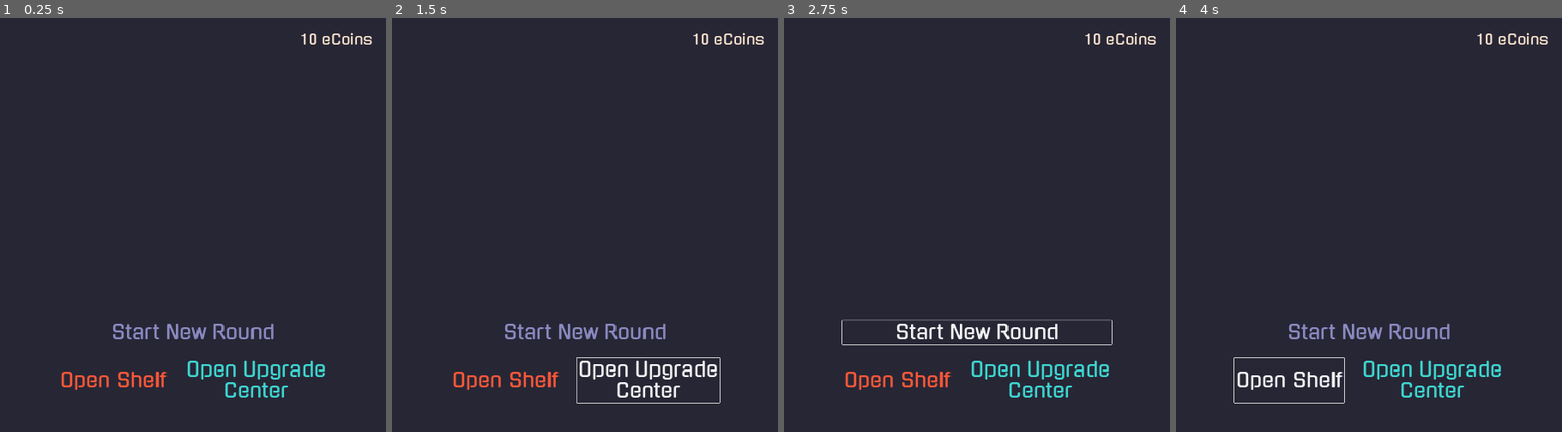
Above: before the commit, frames 1-4 (left to right).
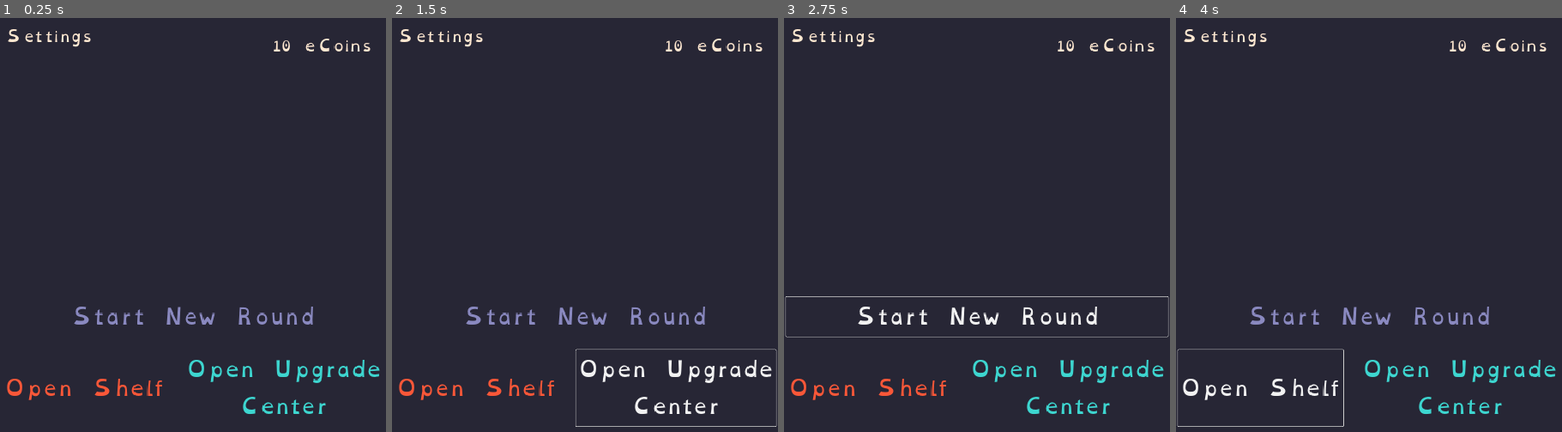
Above: after the commit, the same moments.

Repository: Spexify/emergenCity
Game: Godot game, scene res://preparePhase/home_menu.tscn
Same seed, same stepped clock (60 frames per second), same inputs: the game is played once before the commit and once after it.
Inputs (mouse positions are in pixels of both pictures, inside the frame that each line leads up to):
- Up to frame 1 (0.25 s): no input
- Up to frame 2 (1.5 s): click (442, 34) at 0.5 s, where only the run after the commit has a clickable "Settings"; click "Open Upgrade Center" at 1.25 s
- Up to frame 3 (2.75 s): click "Start New Round" at 2 s
- Up to frame 4 (4 s): click "Start New Round" at 2.75 s; click "Open Shelf" at 3.5 s

The runs differ from the first frame. In frame 1, 4.6% of the frame differs, in the area x 1-99%, y 2-96%; in frame 2, 5.1%; in frame 3, 5.4%, in the area x 0-100%, y 2-96%; in frame 4, 5.1%.

Commit message:
dyslexic font + settings

Diff:
--- a/godot/preparePhase/home_menu.gd
+++ b/godot/preparePhase/home_menu.gd
@@ -1,4 +1,9 @@
 extends Control
+
+var dyslexic_font = preload("res://fonts/OpenDyslexic-Regular.otf")
+
+func _ready():
+	theme.set_default_font(dyslexic_font)
 
 func _on_start_round_pressed():
 	pass
@@ -16,3 +21,9 @@
 	pass
 	# Todo: link Upgrade Center Scene
 	# get_tree().change_scene_to_file()
+
+var settings_scene = preload("res://preparePhase/settings.tscn")
+
+func _on_settings_pressed():
+	var new_setting = settings_scene.instantiate()
+	add_child(new_setting)
--- a/godot/preparePhase/home_menu.tscn
+++ b/godot/preparePhase/home_menu.tscn
@@ -38,6 +38,18 @@
 theme_override_colors/font_color = Color(1, 0.909804, 0.819608, 1)
 text = "10 eCoins"
 
+[node name="MarginContainer2" type="MarginContainer" parent="."]
+layout_mode = 1
+offset_right = 292.0
+offset_bottom = 109.0
+
+[node name="Settings" type="Button" parent="MarginContainer2"]
+layout_mode = 2
+theme_override_colors/font_color = Color(1, 0.909804, 0.819608, 1)
+theme_override_font_sizes/font_size = 45
+text = "Settings"
+flat = true
+
 [node name="VBoxContainer" type="VBoxContainer" parent="."]
 layout_mode = 1
 anchors_preset = 8
@@ -76,6 +88,7 @@
 Center"
 flat = true
 
+[connection signal="pressed" from="MarginContainer2/Settings" to="." method="_on_settings_pressed"]
 [connection signal="pressed" from="VBoxContainer/Start" to="." method="_on_start_round_pressed"]
 [connection signal="pressed" from="VBoxContainer/HBoxContainer/Shelf" to="." method="_on_shelf_pressed"]
 [connection signal="pressed" from="VBoxContainer/HBoxContainer/UpgradeCenter" to="." method="_on_upgrade_center_pressed"]
--- a/godot/preparePhase/prep_theme.tres
+++ b/godot/preparePhase/prep_theme.tres
@@ -1,9 +1,9 @@
 [gd_resource type="Theme" load_steps=2 format=3 uid="uid://c7p7h5j8cckif"]
 
-[ext_resource type="FontFile" uid="uid://c1rf6xy7ekahi" path="res://fonts/Gugi-Regular.ttf" id="1_l7a2r"]
+[sub_resource type="StyleBoxFlat" id="StyleBoxFlat_i0uw7"]
+bg_color = Color(0.0117647, 0.247059, 0.388235, 1)
 
 [resource]
 Button/font_sizes/font_size = 60
-Button/fonts/font = ExtResource("1_l7a2r")
 Label/font_sizes/font_size = 45
-Label/fonts/font = ExtResource("1_l7a2r")
+PanelContainer/styles/panel = SubResource("StyleBoxFlat_i0uw7")
--- /dev/null
+++ b/godot/preparePhase/settings.gd
@@ -0,0 +1,26 @@
+extends CenterContainer
+
+var is_dyslexic = true
+var dyslexic_font = preload("res://fonts/OpenDyslexic-Regular.otf")
+var normal_font = preload("res://fonts/Gugi-Regular.ttf")
+
+@onready var ui = get_child(0)
+@onready var button = get_child(0).get_child(0).get_child(0).get_child(0).get_child(2)
+
+# Called when the node enters the scene tree for the first time.
+func _ready():
+	is_dyslexic = theme.get_default_font() == dyslexic_font
+	button.set_pressed_no_signal(is_dyslexic)
+
+func _on_font_change_pressed():
+	if (is_dyslexic):
+		theme.set_default_font(normal_font)
+	else:
+		theme.set_default_font(dyslexic_font)
+
+	is_dyslexic = !is_dyslexic
+
+func _input(event):
+	if event is InputEventMouseButton:
+		if !Rect2(ui.position, ui.get_child(0).size).has_point(event.position):
+			get_parent().remove_child(self)
--- /dev/null
+++ b/godot/preparePhase/settings.tscn
@@ -0,0 +1,52 @@
+[gd_scene load_steps=3 format=3 uid="uid://b0y6fmwlxf6xb"]
+
+[ext_resource type="Script" path="res://preparePhase/settings.gd" id="1_8hv3f"]
+[ext_resource type="Theme" uid="uid://c7p7h5j8cckif" path="res://preparePhase/prep_theme.tres" id="1_ai3lr"]
+
+[node name="Settings" type="CanvasLayer"]
+
+[node name="CenterContainer" type="CenterContainer" parent="."]
+anchors_preset = 15
+anchor_right = 1.0
+anchor_bottom = 1.0
+grow_horizontal = 2
+grow_vertical = 2
+theme = ExtResource("1_ai3lr")
+script = ExtResource("1_8hv3f")
+
+[node name="MarginContainer" type="MarginContainer" parent="CenterContainer"]
+layout_mode = 2
+theme_override_constants/margin_bottom = 355
+
+[node name="PanelContainer" type="PanelContainer" parent="CenterContainer/MarginContainer"]
+layout_mode = 2
+theme = ExtResource("1_ai3lr")
+
+[node name="MarginContainer" type="MarginContainer" parent="CenterContainer/MarginContainer/PanelContainer"]
+layout_mode = 2
+size_flags_horizontal = 4
+size_flags_vertical = 4
+theme_override_constants/margin_left = 40
+theme_override_constants/margin_top = 40
+theme_override_constants/margin_right = 40
+theme_override_constants/margin_bottom = 240
+
+[node name="VBoxContainer" type="VBoxContainer" parent="CenterContainer/MarginContainer/PanelContainer/MarginContainer"]
+layout_mode = 2
+
+[node name="Label" type="Label" parent="CenterContainer/MarginContainer/PanelContainer/MarginContainer/VBoxContainer"]
+layout_mode = 2
+theme_override_colors/font_color = Color(1, 0.909804, 0.819608, 1)
+theme_override_font_sizes/font_size = 60
+text = "Settings"
+
+[node name="HSeparator" type="HSeparator" parent="CenterContainer/MarginContainer/PanelContainer/MarginContainer/VBoxContainer"]
+layout_mode = 2
+
+[node name="FontChange" type="CheckButton" parent="CenterContainer/MarginContainer/PanelContainer/MarginContainer/VBoxContainer"]
+layout_mode = 2
+theme_override_font_sizes/font_size = 45
+button_pressed = true
+text = "Dyslexic Font"
+
+[connection signal="pressed" from="CenterContainer/MarginContainer/PanelContainer/MarginContainer/VBoxContainer/FontChange" to="CenterContainer" method="_on_font_change_pressed"]
Binary file added: godot/fonts/OpenDyslexic-Regular.otf
Not shown, added: godot/fonts/OpenDyslexic-Regular.otf.import
Not shown, added: godot/res/characters/character_avatar.png.import
Not shown, added: godot/res/characters/character_granny.png.import
Not shown, added: godot/res/characters/portrait_avatar.png.import
Not shown, added: godot/res/characters/portrait_granny.png.import
Not shown, added: godot/res/emergenCITY_mockup_colorful.png.import
Not shown, added: godot/res/emergenCITY_sprites_colorful.png.import
Not shown, added: godot/res/emergenCITY_sprites_fainted16.png.import
Not shown, added: godot/res/mockup_fainted16.png.import
